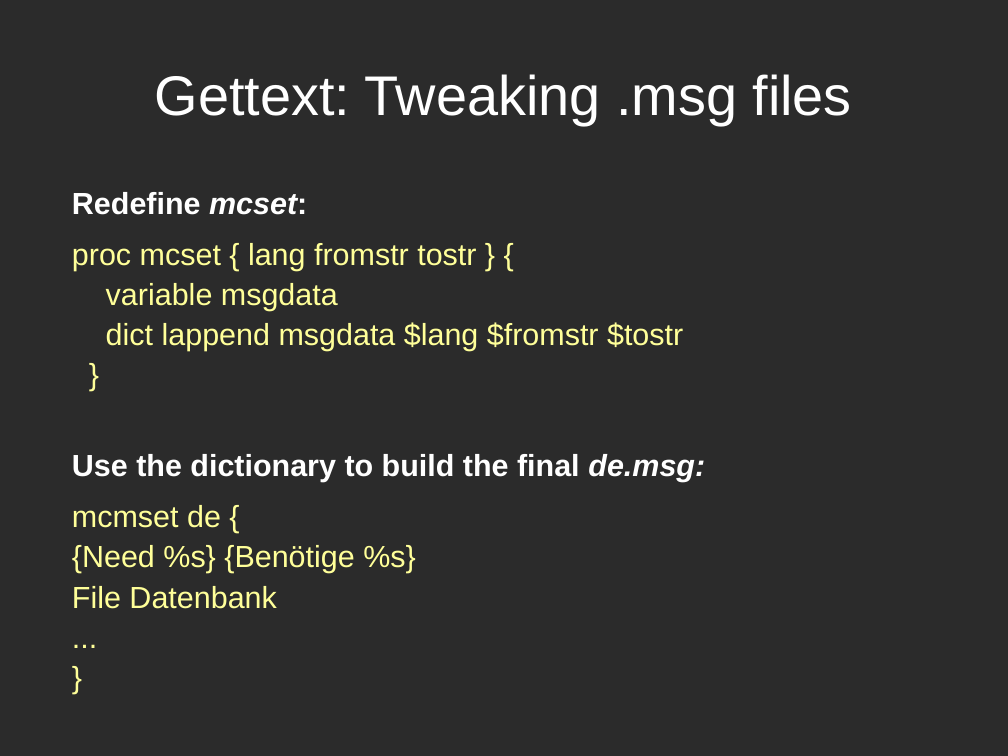
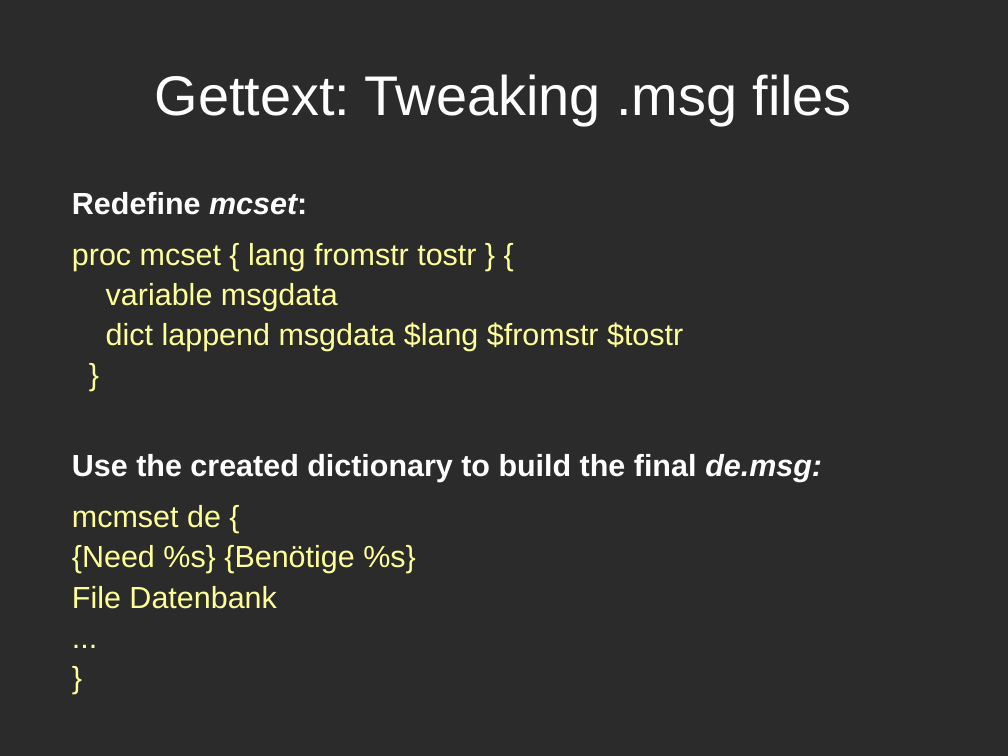
Before and after one commit to zdia/gorilla, a slide deck: slide 31 of EuroTcl 2012/PWgorila.odp (slide 36 before the commit). Drawn at 1008x756 pixels with LibreOffice and Linux fonts; fonts in the diff are those of the drawing; background and template pictures are left out; a plain dark background stands for a picture behind light text. Boxes give left, top, right and bottom in pixels: in the first picture for what was removed or moved away, otherwise in the second. Text is boxed around its words. In the diff, an @@ line names an element or a change of style, - is before the commit and + after.

```diff
--- a/EuroTcl 2012/PWgorila.odp
+++ b/EuroTcl 2012/PWgorila.odp
@@ text at [72,454,822,482]: text changed @@
-Use the dictionary to build the final de.msg:
+Use the created dictionary to build the final de.msg:
```
Also in this commit, not shown: 12 other slides changed, 4 slides added, 15 slides removed, 1 other file.
